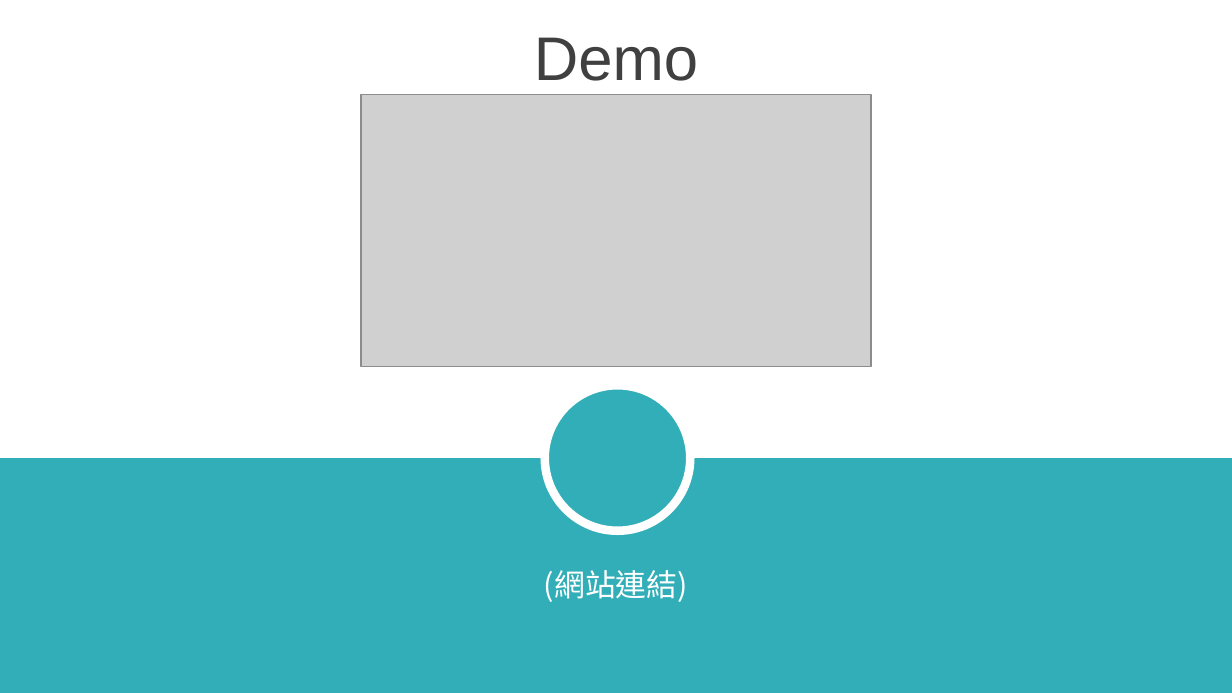
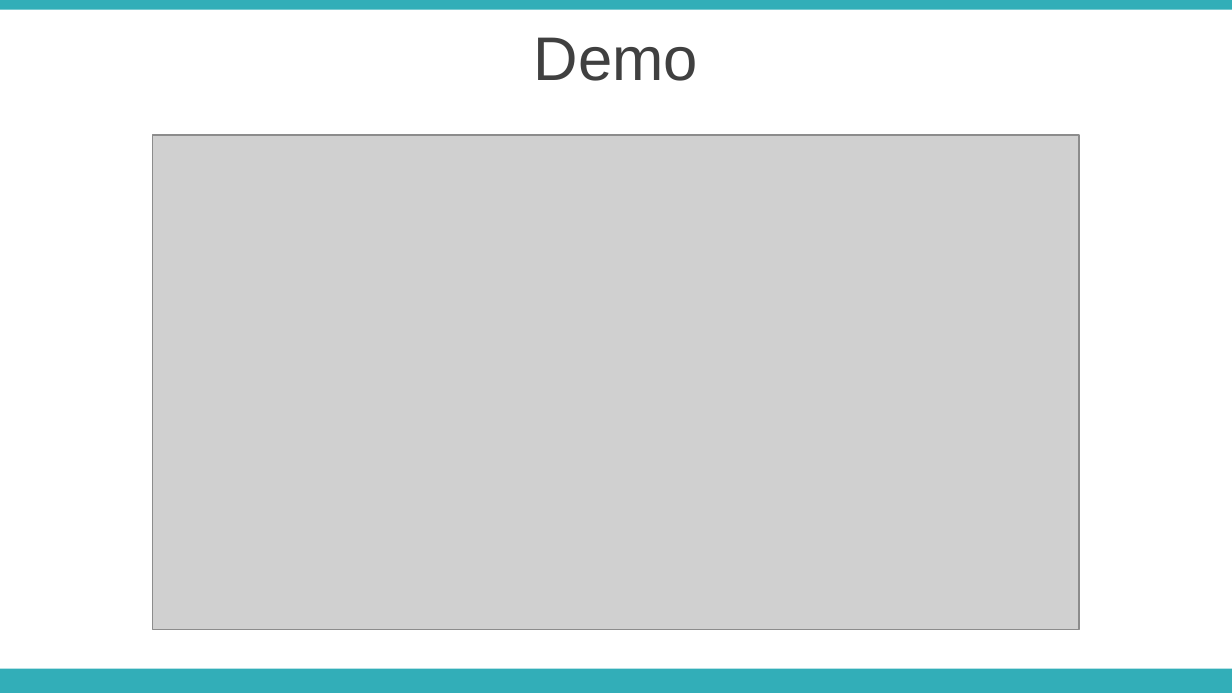
Before and after one commit to satai1919/Fintech_textmining_machinelearning, a slide deck: slide 7 of final project/Demo.pptx. Drawn at 1232x693 pixels with LibreOffice and Linux fonts; fonts in the diff are those of the drawing; grey boxes stand for pictures; background and template pictures are left out. Boxes give left, top, right and bottom in pixels: in the first picture for what was removed or moved away, otherwise in the second. Text is boxed around its words. In the diff, an @@ line names an element or a change of style, - is before the commit and + after.

Commit message:
add animate

```diff
--- a/final project/Demo.pptx
+++ b/final project/Demo.pptx
@@ rectangle added at <box>0,0,1232,10</box>, fill #32AEB8 @@
@@ picture: place and size @@
-picture at <box>361,95,871,367</box>
+picture at <box>153,136,1079,631</box>
@@ ellipse removed at <box>545,386,690,531</box> @@
@@ text removed at <box>544,570,688,602</box> @@
-(網站連結)
@@ rectangle: place and size @@
-rectangle at <box>0,458,1232,693</box>
+rectangle at <box>0,669,1232,693</box>
```
